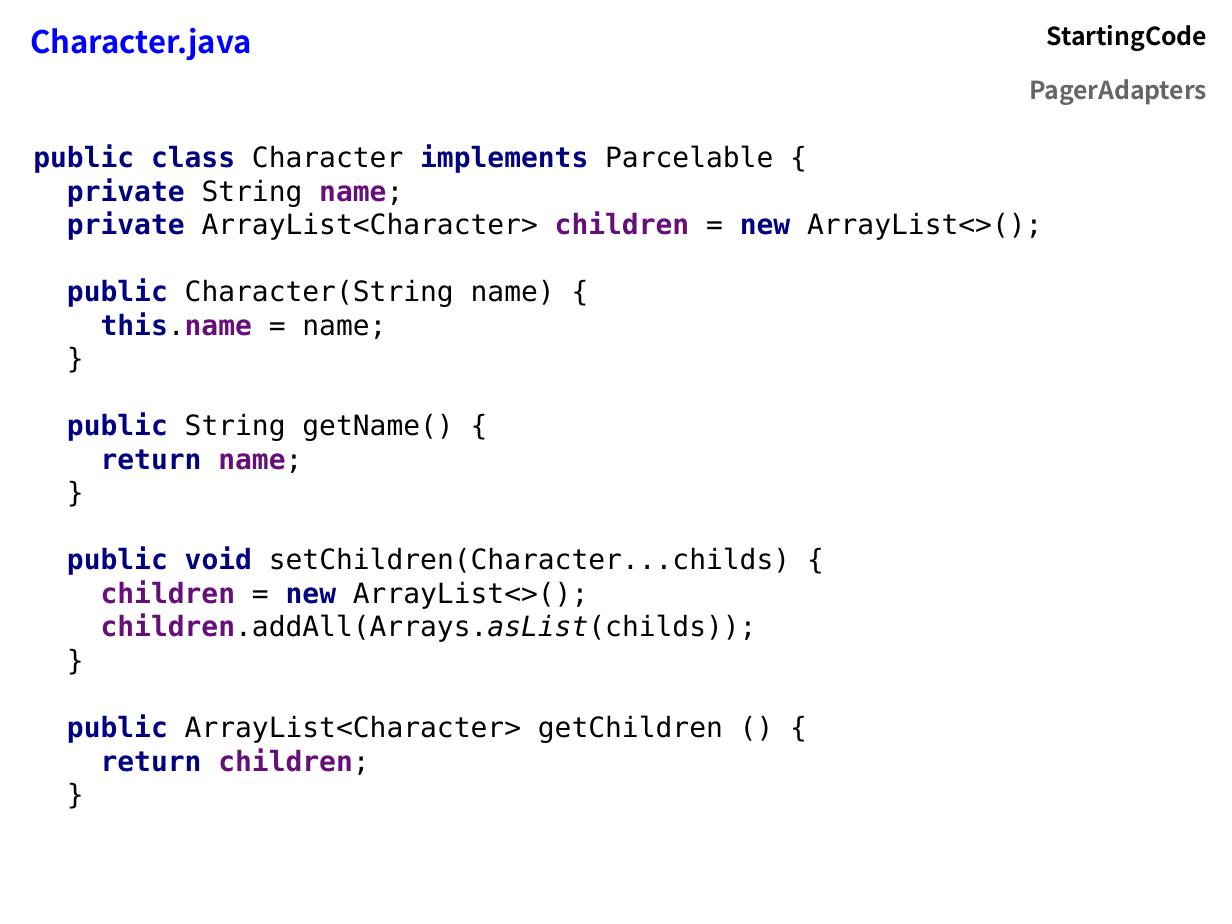
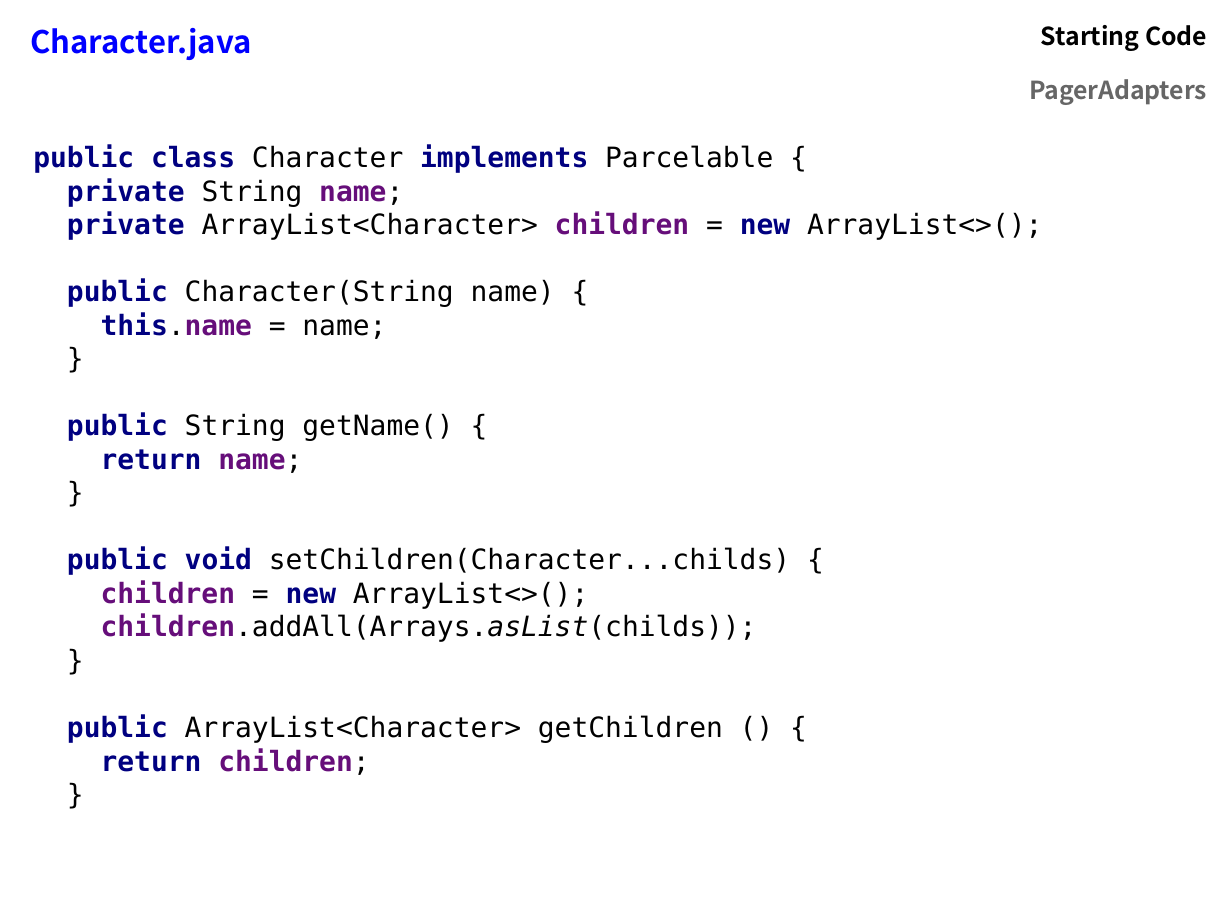
Before and after one commit to flocela/PagerAdaptersHandouts, a slide deck: slide 12 of PagerAdapterPresentation.odp (slide 5 before the commit). Drawn at 1232x924 pixels with LibreOffice and Linux fonts; fonts in the diff are those of the drawing. Boxes give left, top, right and bottom in pixels: in the first picture for what was removed or moved away, otherwise in the second. Text is boxed around its words. In the diff, an @@ line names an element or a change of style, - is before the commit and + after.

```diff
--- a/PagerAdapterPresentation.odp
+++ b/PagerAdapterPresentation.odp
@@ table at [19, 11, 1219, 109] @@
-row 1, column 2: StartingCode
+row 1, column 2: Starting Code
```
Also in this commit, not shown: 31 other slides changed, 10 slides added, 3 slides removed, 11 other files.
